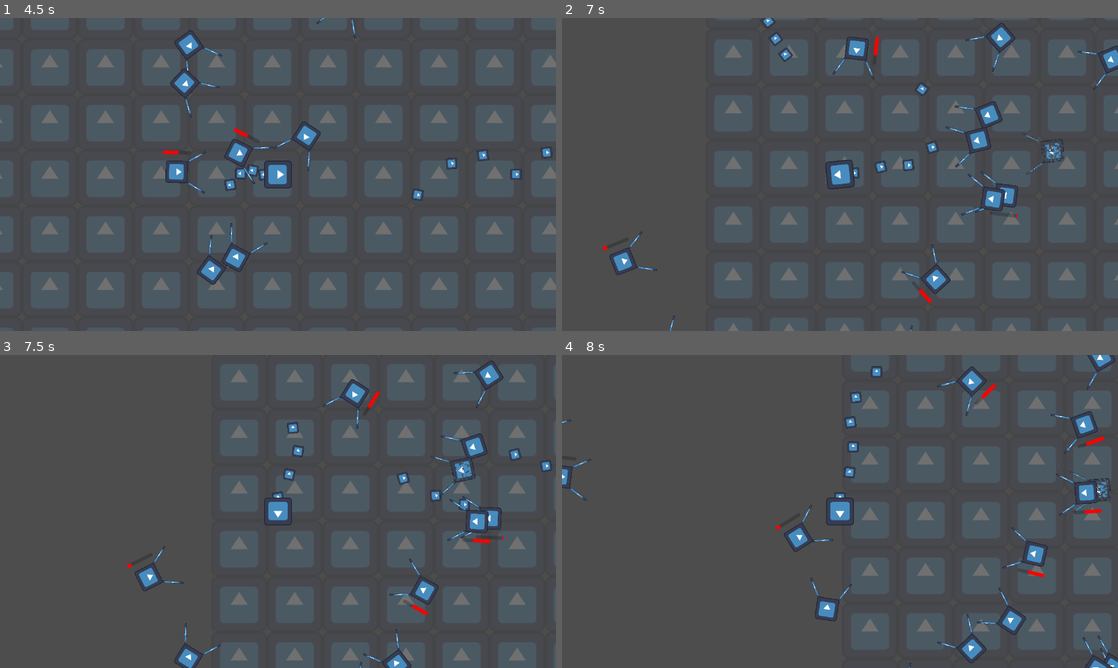
Above: before the commit, frames 1-4 (two rows, left to right).
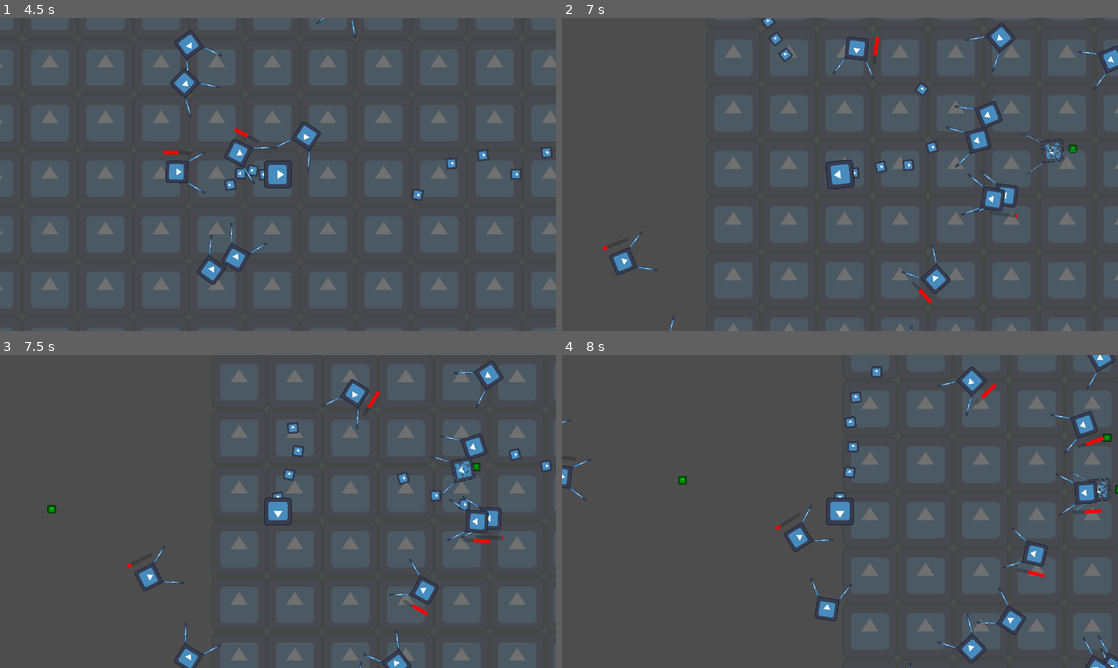
Above: after the commit, the same moments.

Repository: ZenithStar/ggj2024
Game: Godot game, scene res://levels/uipanels/title.tscn
Two runs of this game, one before a commit and one after it. Both use one fixed random seed, a clock stepped at 60 frames per second and the inputs below. The engine's default icon, where the game draws it, is replaced by a stand-in: a white triangle on a blue panel in a dark square.
Inputs (mouse positions are in pixels of both pictures, inside the frame that each line leads up to):
- Up to frame 1 (4.5 s): click "New Game" at 0.5 s; move the mouse to (400, 158) at 1.27 s; hold D (right) 1.28-2 s; click (400, 158) at 1.42 s; drag from (166, 190) to (528, 115) at 2.02 s; move the mouse to (333, 105) at 2.77 s; hold D (right) 2.78-3.5 s; drag from (250, 237) to (511, 158) at 3.52 s; move the mouse to (444, 221) at 4.27 s; hold A (left) from 4.28 s (still down)
- Up to frame 2 (7 s): release A (left) at 5 s; drag from (673, 127) to (739, 180) at 5.02 s; move the mouse to (867, 174) at 5.77 s; hold S (down) 5.78-6.5 s; click (867, 174) at 5.92 s; drag from (756, 96) to (995, 158) at 6.52 s
- Up to frame 3 (7.5 s): move the mouse to (400, 495) at 7.27 s; hold W (up) from 7.28 s (still down)
- Up to frame 4 (8 s): keep holding W (up)

Frame 1 is identical in both runs. In frame 2, less than 0.1% of the frame differs, in the area x 91-93%, y 40-44%; in frame 3, less than 0.1%; in frame 4, less than 0.1%, in the area x 20-100%, y 25-45%.

Commit message:
Forgot the exp drop

Diff:
--- a/prefabs/placeholder_enemy.tscn
+++ b/prefabs/placeholder_enemy.tscn
@@ -6,6 +6,7 @@
 [ext_resource type="Script" path="res://scripts/TargetManager.gd" id="2_7mlqs"]
 [ext_resource type="Script" path="res://scripts/MoveTowardsTarget.gd" id="2_scquu"]
 [ext_resource type="Script" path="res://scripts/HealthComponent.gd" id="4_jto8s"]
+[ext_resource type="PackedScene" uid="uid://nip75bkwf31j" path="res://prefabs/small_experience.tscn" id="5_sg4ip"]
 [ext_resource type="Script" path="res://scripts/EnemyOnDeath.gd" id="7_6byaq"]
 
 [sub_resource type="RectangleShape2D" id="RectangleShape2D_0d5v8"]
@@ -64,3 +65,4 @@
 
 [node name="EnemyOnDeath" type="Node" parent="."]
 script = ExtResource("7_6byaq")
+spawn_on_death = ExtResource("5_sg4ip")
Not shown: 1 places in prefabs/placeholder_enemy.tscn that only renumber resources
